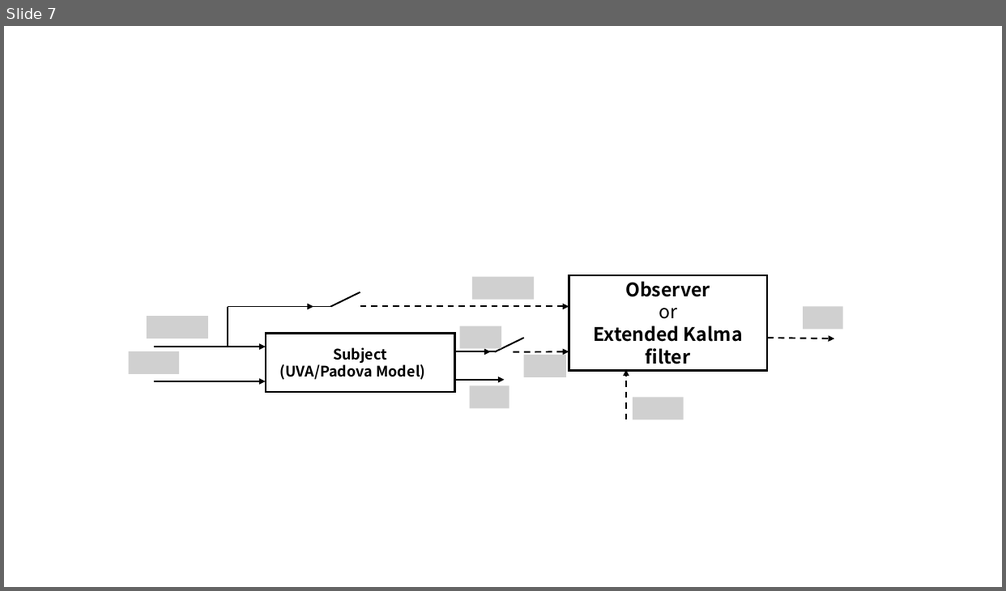
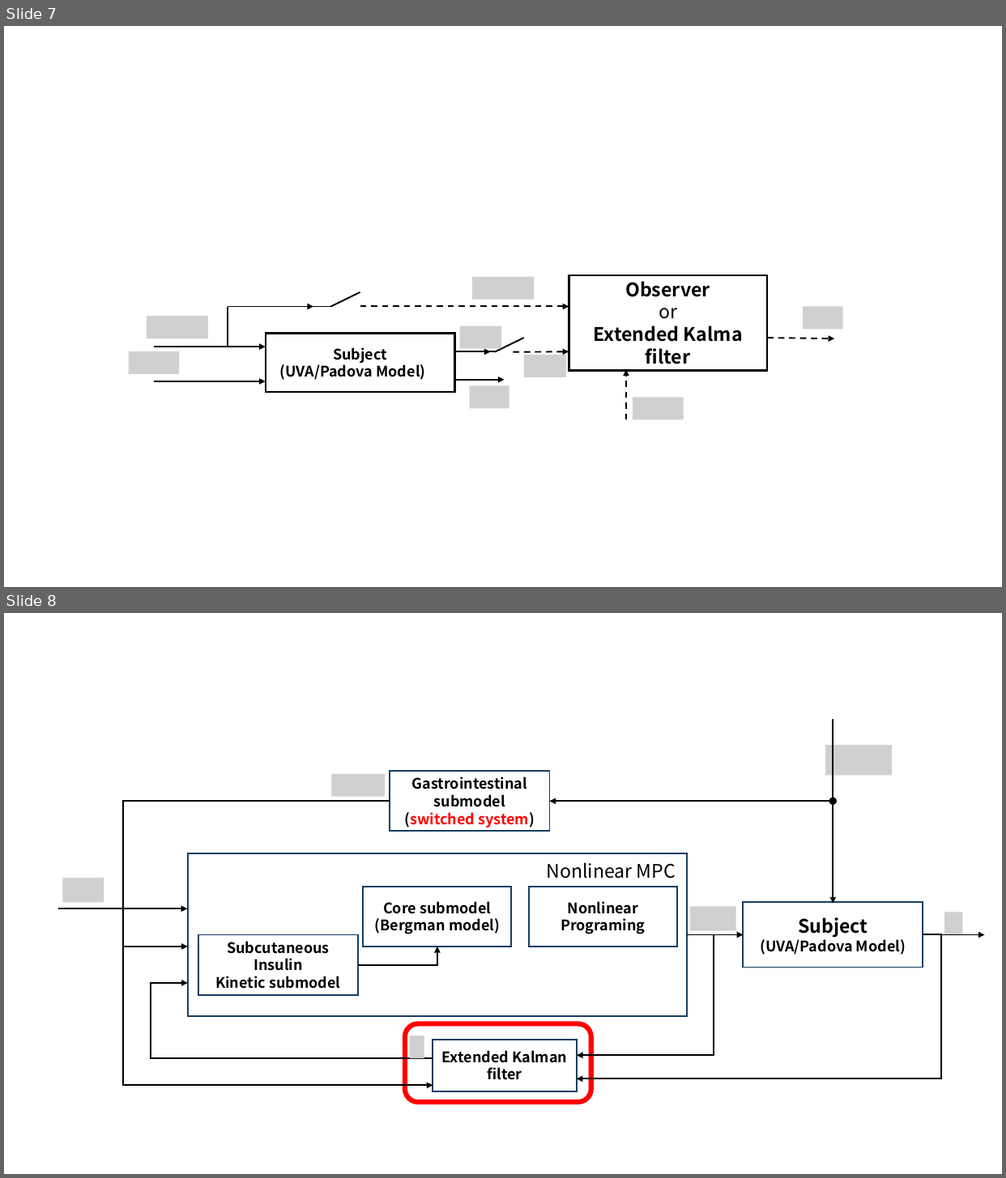
Before and after one commit to res4253/poster, a slide deck: fig_block.pptx. Shown one above the other, each under a label of ours: slide 7 before the commit, slides 7 and 8 after it. The pictures are 1006x591 and 1006x1178 pixels, drawn with LibreOffice and Linux fonts; fonts in the diff are those of the drawing; grey boxes stand for pictures. Boxes give left, top, right and bottom in pixels: in the first picture for what was removed or moved away, otherwise in the second. Text is boxed around its words. In the diff, an @@ line names an element or a change of style, - is before the commit and + after.

```diff
--- a/fig_block.pptx
+++ b/fig_block.pptx
@@ slide 8 added at bbox=[4, 613, 1002, 1174], background #FFFFFF @@
@@ group added at bbox=[58, 719, 985, 1092]: 7 rectangles, 6 pictures, 6 arrows, 5 elbow arrows, 1 text, 1 ellipse @@
+Subject
+(UVA/Padova Model)
+Gastrointestinal
+submodel
+(switched system)
+Subcutaneous
+Insulin
+Kinetic submodel
+Core submodel
+(Bergman model)
+Nonlinear
+Programing
+Nonlinear MPC
+Extended Kalman filter
@@ rounded rectangle added at bbox=[405, 1024, 592, 1102], outline #FF0000 4.75 pt @@
```
Also in this commit, not shown: 1 slide changed, 7 other files.
